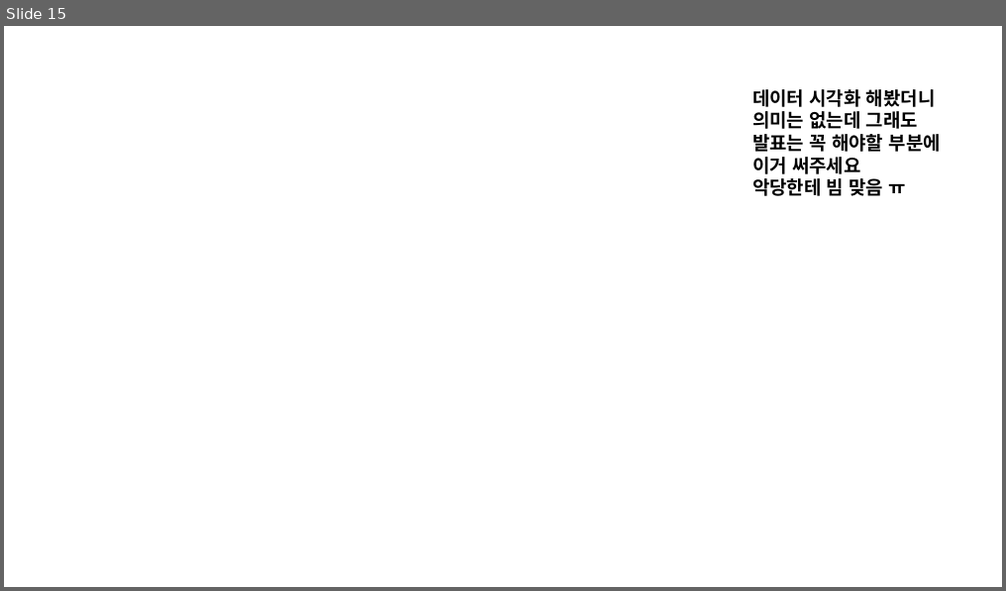
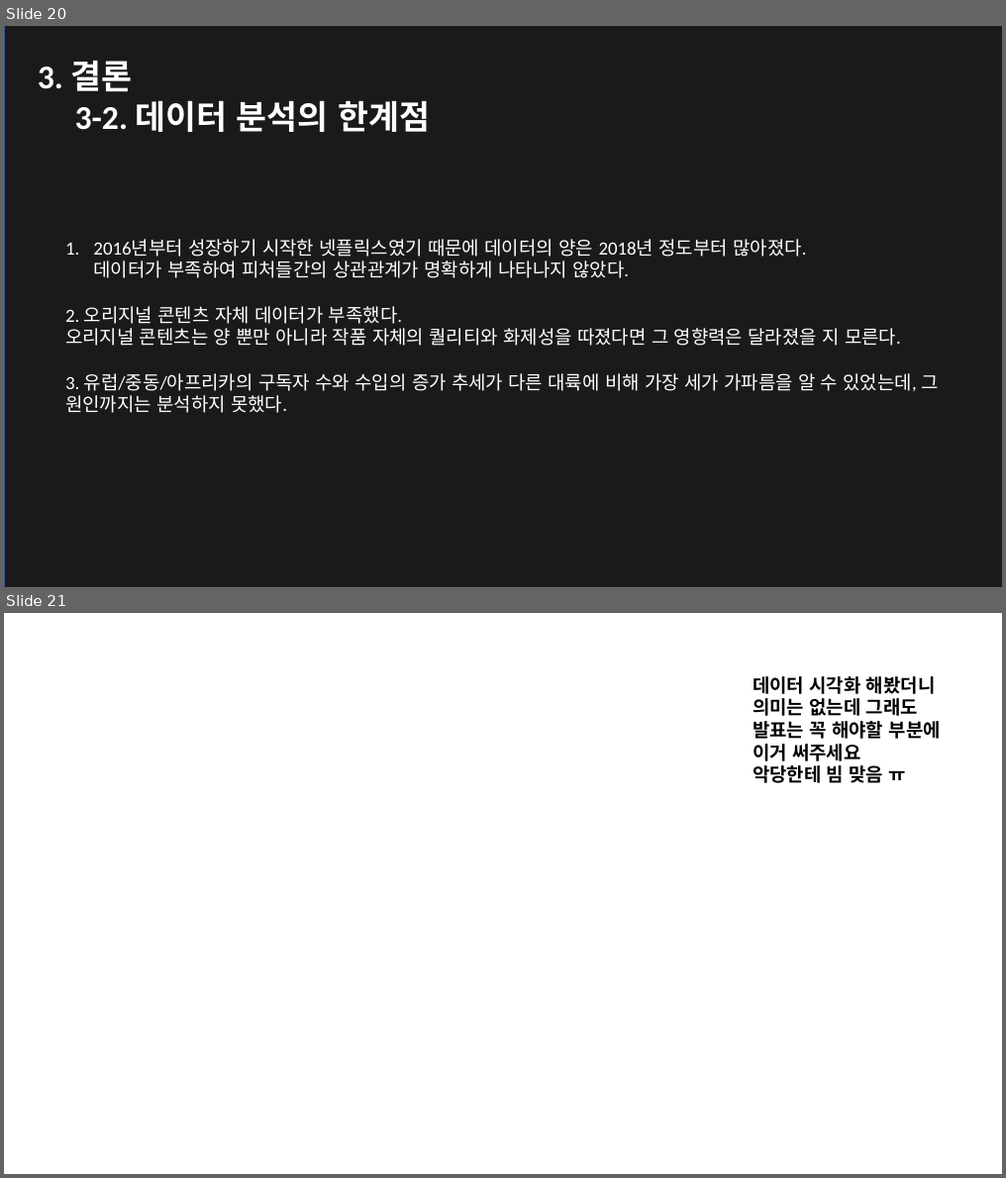
Before and after one commit to kim-seo-hyun/datathon, a slide deck: weddingpeach_speech_finish.pptx. Shown one above the other, each under a label of ours: slide 15 before the commit, slides 20 and 21 after it. The pictures are 1006x591 and 1006x1178 pixels, drawn with LibreOffice and Linux fonts; fonts in the diff are those of the drawing; background and template pictures are left out; a plain dark background stands for a picture behind light text. Boxes give left, top, right and bottom in pixels: in the first picture for what was removed or moved away, otherwise in the second. Text is boxed around its words. In the diff, an @@ line names an element or a change of style, - is before the commit and + after.

```diff
--- a/weddingpeach_speech_finish.pptx
+++ b/weddingpeach_speech_finish.pptx
@@ slide 20 added at [4,26,1002,587], background picture (left out) @@
@@ rectangle added at [4,26,1002,587], fill #000000 at 39% opacity, outline #325491 1 pt @@
@@ text added at [38,61,430,132], 32 pt, text #FFFFFF, bold @@
+3. 결론
+  3-2. 데이터 분석의 한계점
@@ text added at [65,239,938,413], 18 pt, text #FFFFFF @@
+1. 2016년부터 성장하기 시작한 넷플릭스였기 때문에 데이터의 양은 2018년 정도부터 많아졌다.
+   데이터가 부족하여 피처들간의 상관관계가 명확하게 나타나지 않았다.
+2. 오리지널 콘텐츠 자체 데이터가 부족했다.
+오리지널 콘텐츠는 양 뿐만 아니라 작품 자체의 퀄리티와 화제성을 따졌다면 그 영향력은 달라졌을 지 모른다.
+3. 유럽/중동/아프리카의 구독자 수와 수입의 증가 추세가 다른 대륙에 비해 가장 세가 가파름을 알 수 있었는데, 그 원인까지는 분석하지 못했다.
@@ what was slide 15 is now slide 21 @@
```
Also in this commit, not shown: 5 slides changed, 13 other slides added, 20 slides removed.
